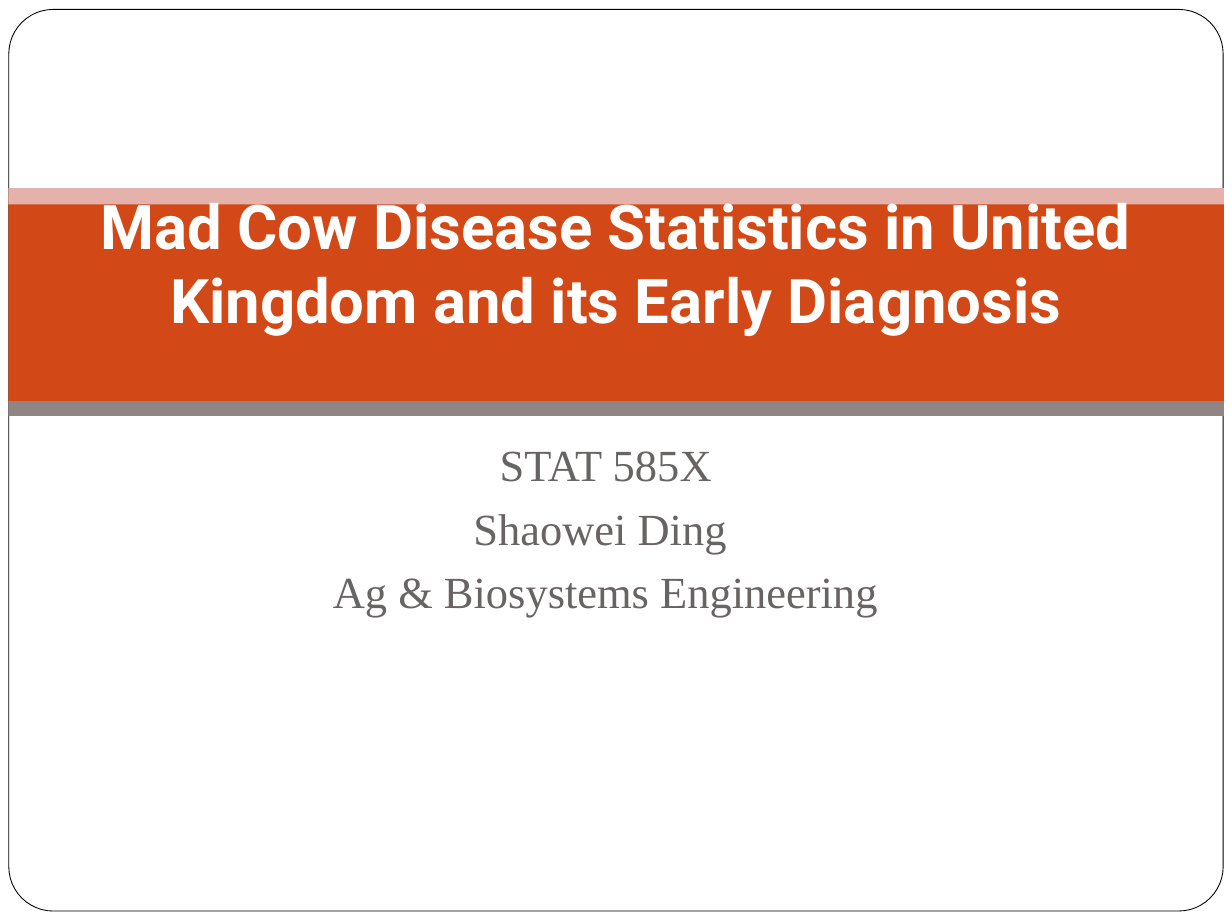
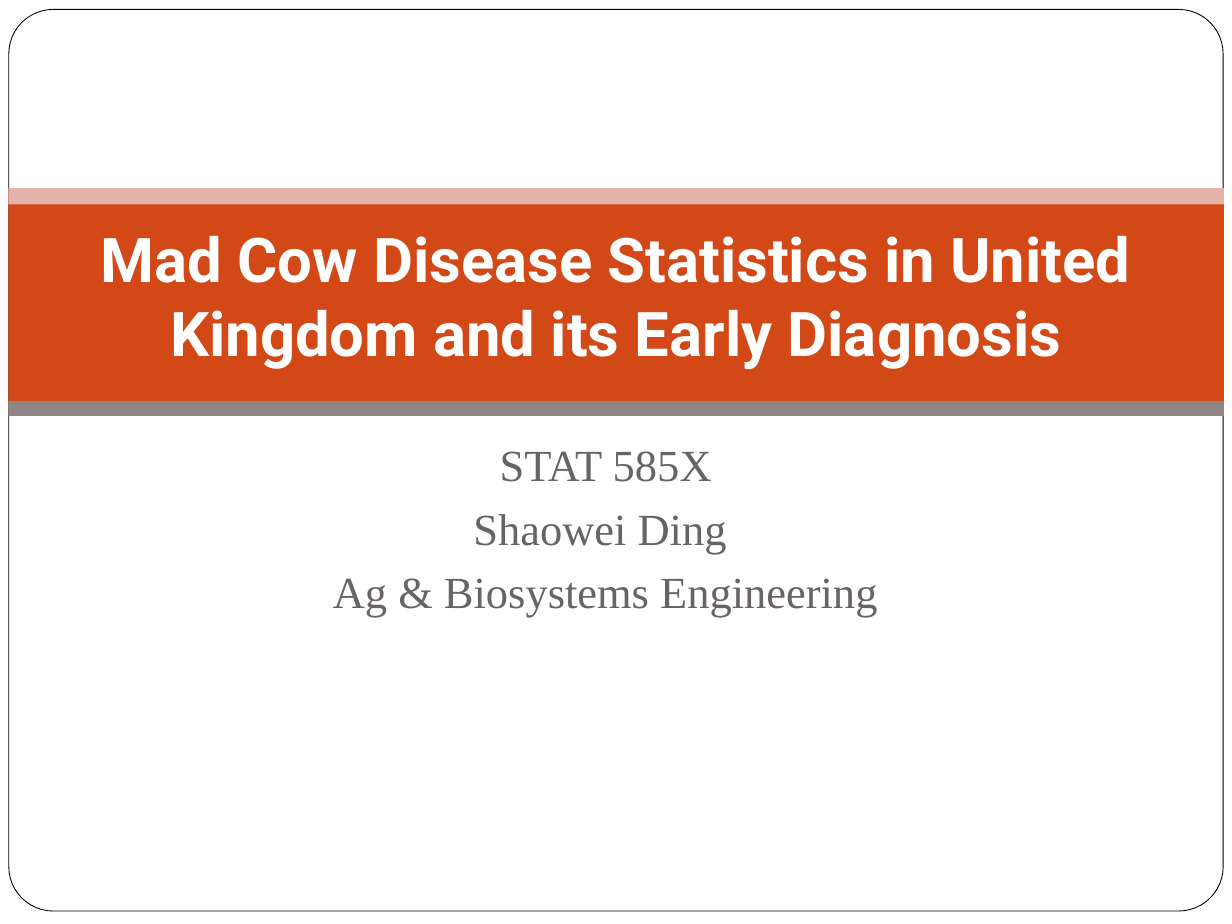
Before and after one commit to shaoweiD/585xproject, a slide deck: slide 1 of STAT585X.pptx. Drawn at 1232x924 pixels with LibreOffice and Linux fonts; fonts in the diff are those of the drawing; background and template pictures are left out. Boxes give left, top, right and bottom in pixels: in the first picture for what was removed or moved away, otherwise in the second. Text is boxed around its words. In the diff, an @@ line names an element or a change of style, - is before the commit and + after.

```diff
--- a/STAT585X.pptx
+++ b/STAT585X.pptx
@@ title "Mad Cow Disease Statistics in ..." rewrapped from box(101, 193, 1130, 336) to box(101, 235, 1130, 369) @@
```
Also in this commit, not shown: 3 other slides changed, 4 other files.
